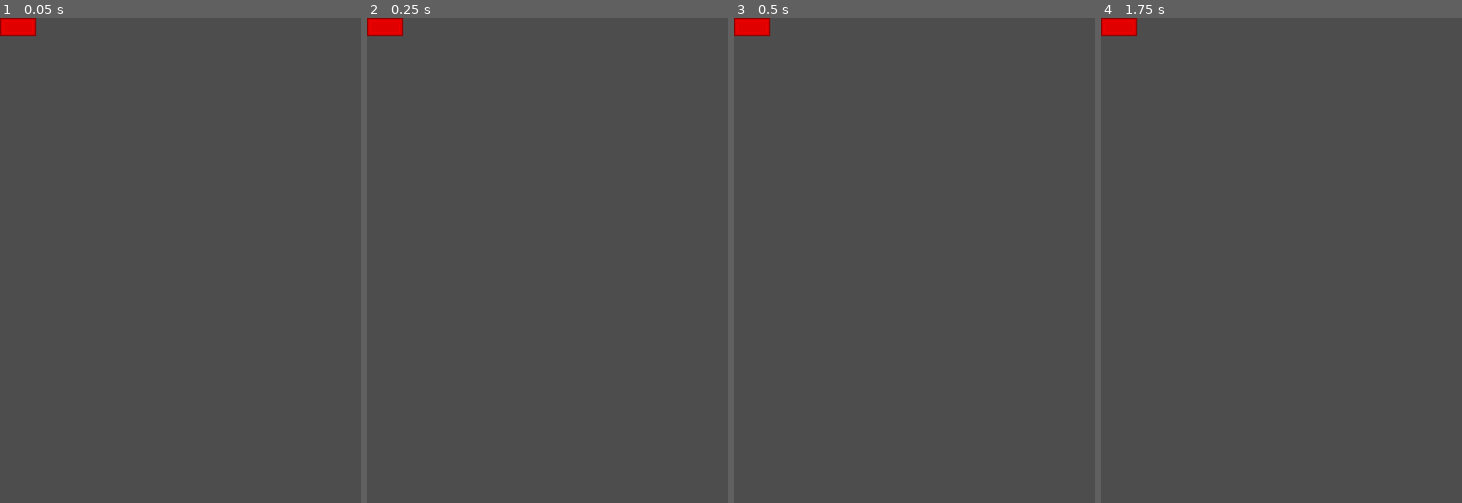
Above: before the commit, frames 1-4 (left to right).
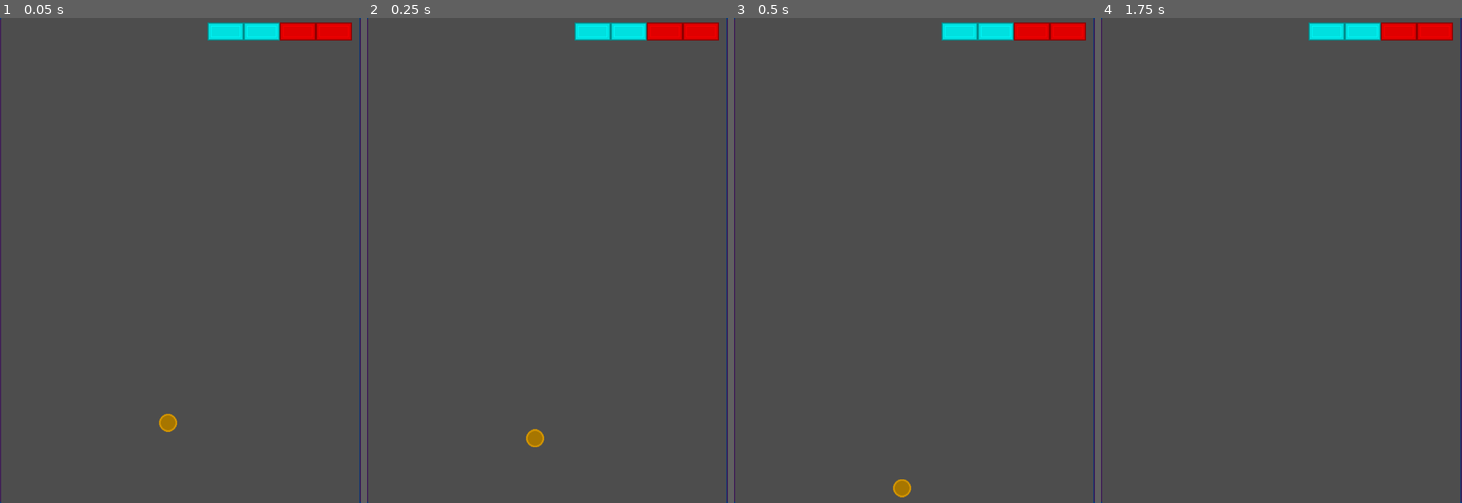
Above: after the commit, the same moments.

Repository: Krakenus/godot-arkanoid
Game: Godot game, scene res://scenes/main.tscn
Two runs of this game, one before a commit and one after it. Both use one fixed random seed, a clock stepped at 60 frames per second and the inputs below. The project has no main scene, so this scene is started directly.
Inputs:
- Up to frame 1 (0.05 s): no input
- Up to frame 2 (0.25 s): no input
- Up to frame 3 (0.5 s): no input
- Up to frame 4 (1.75 s): tap Enter at 1.25 s

The runs differ from the first frame. In frame 1, 2.9% of the frame differs, in the area x 0-100%, y 0-100%; in frame 2, 2.9%; in frame 3, 2.9%; in frame 4, 2.7%.

Commit message:
basic main screen

Diff:
--- /dev/null
+++ b/scenes/ball.gd
@@ -0,0 +1,11 @@
+extends RigidBody2D
+
+
+# Called when the node enters the scene tree for the first time.
+func _ready():
+    pass # Replace with function body.
+
+
+# Called every frame. 'delta' is the elapsed time since the previous frame.
+func _process(delta):
+    pass
--- a/scenes/ball.tscn
+++ b/scenes/ball.tscn
@@ -1,11 +1,13 @@
-[gd_scene load_steps=3 format=3 uid="uid://dhfjty3dl7ibo"]
+[gd_scene load_steps=4 format=3 uid="uid://dhfjty3dl7ibo"]
 
+[ext_resource type="Script" path="res://scenes/ball.gd" id="1_k5twn"]
 [ext_resource type="Texture2D" uid="uid://b2cwr1f7tm60x" path="res://assets/ball.png" id="1_qm7xk"]
 
 [sub_resource type="CircleShape2D" id="CircleShape2D_kpgw3"]
 radius = 16.0
 
 [node name="ball" type="RigidBody2D"]
+script = ExtResource("1_k5twn")
 metadata/_edit_group_ = true
 
 [node name="Sprite2D" type="Sprite2D" parent="."]
--- a/scenes/brick.tscn
+++ b/scenes/bricks/base.tscn
@@ -1,6 +1,4 @@
-[gd_scene load_steps=3 format=3 uid="uid://w5adhxpvxhuv"]
-
-[ext_resource type="Texture2D" uid="uid://84g1s22jjlpd" path="res://assets/brick_red.png" id="1_si0av"]
+[gd_scene load_steps=2 format=3 uid="uid://w5adhxpvxhuv"]
 
 [sub_resource type="RectangleShape2D" id="RectangleShape2D_5s8gs"]
 size = Vector2(64, 32)
@@ -9,7 +7,6 @@
 metadata/_edit_group_ = true
 
 [node name="Sprite2D" type="Sprite2D" parent="."]
-texture = ExtResource("1_si0av")
 
 [node name="CollisionShape2D" type="CollisionShape2D" parent="."]
 shape = SubResource("RectangleShape2D_5s8gs")
--- /dev/null
+++ b/scenes/bricks/brick_red.tscn
@@ -0,0 +1,9 @@
+[gd_scene load_steps=3 format=3 uid="uid://84f5d8trqcvt"]
+
+[ext_resource type="PackedScene" uid="uid://w5adhxpvxhuv" path="res://scenes/bricks/base.tscn" id="1_w85k2"]
+[ext_resource type="Texture2D" uid="uid://84g1s22jjlpd" path="res://assets/brick_red.png" id="2_tg2kx"]
+
+[node name="brick" instance=ExtResource("1_w85k2")]
+
+[node name="Sprite2D" parent="." index="0"]
+texture = ExtResource("2_tg2kx")
--- /dev/null
+++ b/scenes/bricks/brick_steel.tscn
@@ -0,0 +1,9 @@
+[gd_scene load_steps=3 format=3 uid="uid://b40oul1yy3mhm"]
+
+[ext_resource type="PackedScene" uid="uid://w5adhxpvxhuv" path="res://scenes/bricks/base.tscn" id="1_q6sbi"]
+[ext_resource type="Texture2D" uid="uid://csmkqpkg3qrym" path="res://assets/brick_steel.png" id="2_f6tvr"]
+
+[node name="brick" instance=ExtResource("1_q6sbi")]
+
+[node name="Sprite2D" parent="." index="0"]
+texture = ExtResource("2_f6tvr")
--- a/scenes/main.tscn
+++ b/scenes/main.tscn
@@ -1,8 +1,29 @@
-[gd_scene load_steps=2 format=3 uid="uid://ddbl7mofiiwe8"]
+[gd_scene load_steps=5 format=3 uid="uid://ddbl7mofiiwe8"]
 
-[ext_resource type="PackedScene" uid="uid://w5adhxpvxhuv" path="res://scenes/brick.tscn" id="1_274rw"]
+[ext_resource type="PackedScene" uid="uid://d2kv8d5yhxfh1" path="res://scenes/wall_horizontal.tscn" id="1_0g46l"]
+[ext_resource type="PackedScene" uid="uid://dhfjty3dl7ibo" path="res://scenes/ball.tscn" id="2_jlefu"]
+[ext_resource type="PackedScene" uid="uid://84f5d8trqcvt" path="res://scenes/bricks/brick_red.tscn" id="3_qlnq0"]
+[ext_resource type="PackedScene" uid="uid://b40oul1yy3mhm" path="res://scenes/bricks/brick_steel.tscn" id="4_hl5ey"]
 
 [node name="main" type="Node"]
 
-[node name="brick" parent="." instance=ExtResource("1_274rw")]
-position = Vector2(32, 16)
+[node name="wall_horizontal" parent="." instance=ExtResource("1_0g46l")]
+position = Vector2(1, 439)
+
+[node name="wall_horizontal2" parent="." instance=ExtResource("1_0g46l")]
+position = Vector2(639, 439)
+
+[node name="ball" parent="." instance=ExtResource("2_jlefu")]
+position = Vector2(298, 717)
+
+[node name="brick" parent="." instance=ExtResource("3_qlnq0")]
+position = Vector2(592, 24)
+
+[node name="brick2" parent="." instance=ExtResource("3_qlnq0")]
+position = Vector2(528, 24)
+
+[node name="brick3" parent="." instance=ExtResource("4_hl5ey")]
+position = Vector2(464, 24)
+
+[node name="brick4" parent="." instance=ExtResource("4_hl5ey")]
+position = Vector2(400, 24)
--- /dev/null
+++ b/scenes/wall_horizontal.tscn
@@ -0,0 +1,17 @@
+[gd_scene load_steps=3 format=3 uid="uid://d2kv8d5yhxfh1"]
+
+[ext_resource type="Texture2D" uid="uid://konxfm2b3ws" path="res://assets/wall_horizontal.png" id="1_xol1c"]
+
+[sub_resource type="SegmentShape2D" id="SegmentShape2D_waas7"]
+a = Vector2(0, -439)
+b = Vector2(0, 421)
+
+[node name="wall_horizontal" type="StaticBody2D"]
+metadata/_edit_group_ = true
+
+[node name="Sprite2D" type="Sprite2D" parent="."]
+position = Vector2(0, -9)
+texture = ExtResource("1_xol1c")
+
+[node name="CollisionShape2D" type="CollisionShape2D" parent="."]
+shape = SubResource("SegmentShape2D_waas7")
Binary file added: assets/brick_steel.png
Not shown, added: assets/brick_steel.png.import
Binary file added: assets/brick_steel_broken.png
Not shown, added: assets/brick_steel_broken.png.import
Binary file added: assets/wall_horizontal.png
Not shown, added: assets/wall_horizontal.png.import
